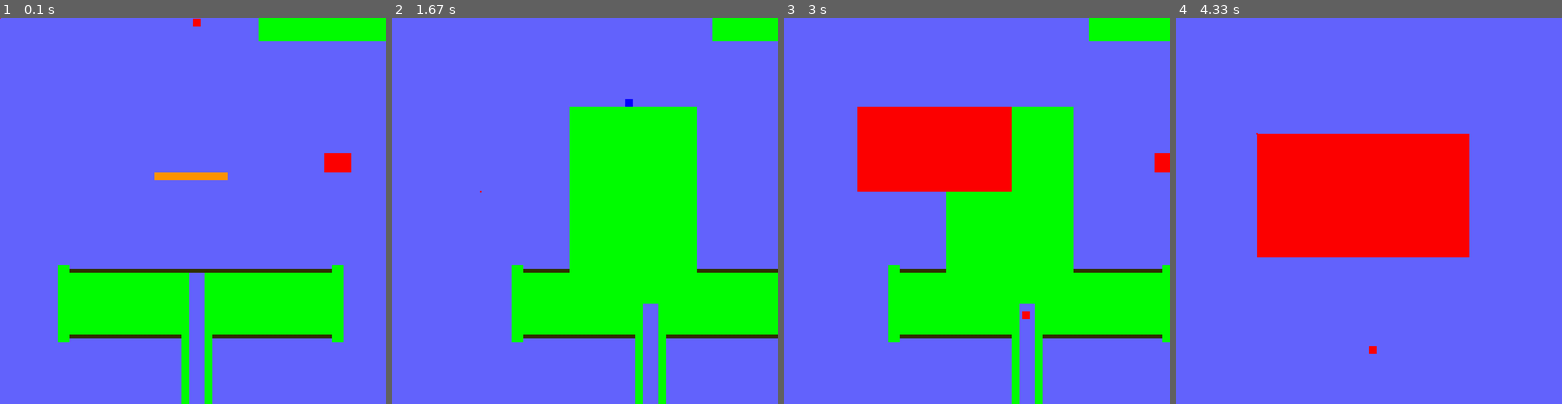
Above: before the commit, frames 1-4 (left to right).
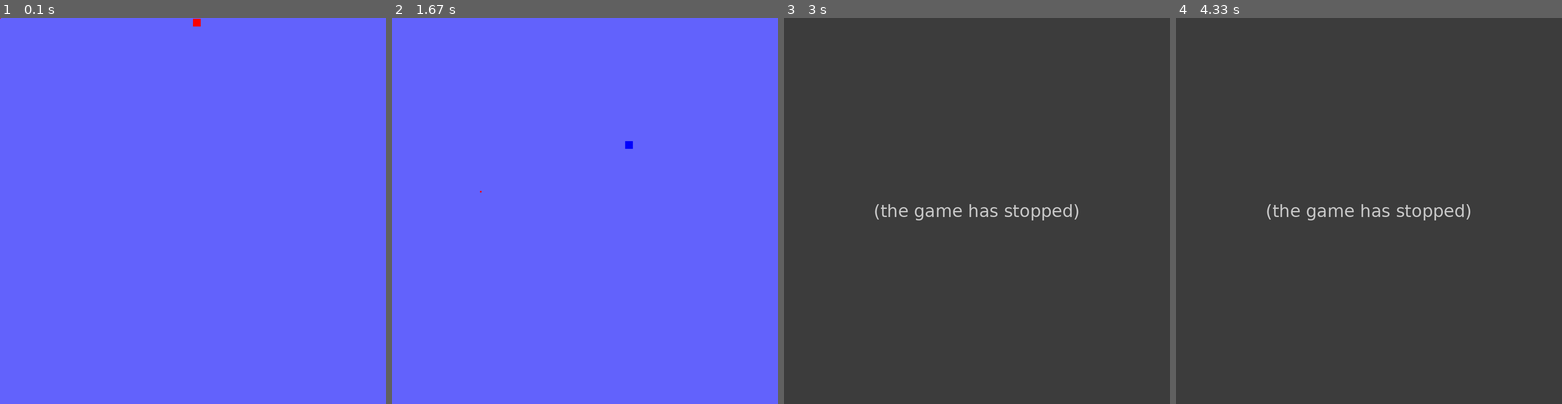
Above: after the commit, the same moments.

Repository: Jarten0/PygamePlus
Game: pygame game, started from main.py
Same seed, same stepped clock (60 frames per second), same inputs: the game is played once before the commit and once after it.
Inputs (mouse positions are in pixels of both pictures, inside the frame that each line leads up to):
- Up to frame 1 (0.1 s): no input
- Up to frame 2 (1.67 s): press the mouse at (635, 106) at 0.37 s; move the mouse to (538, 141) at 0.47 s; release the mouse at (442, 172) at 0.6 s; hold Left 0.67-1.2 s; hold A 0.67-1.2 s; click (519, 299) at 0.75 s; hold Down 1.23-1.53 s; hold S 1.23-1.53 s; click (480, 191) at 1.32 s; tap 2 at 1.38 s; tap O at 1.57 s
- Up to frame 3 (3 s): press the mouse at (1027, 106) at 1.93 s; move the mouse to (1073, 222) at 2.03 s; release the mouse at (1119, 342) at 2.17 s; hold Left 2.23-2.63 s; hold A 2.23-2.63 s; click (861, 187) at 2.32 s; tap 2 at 2.38 s; tap Space at 2.67 s
- Up to frame 4 (4.33 s): hold Up 3-3.37 s; hold W 3-3.37 s; click (1396, 203) at 3.08 s; tap C at 3.15 s; hold Right 3.4-4.03 s; hold D 3.4-4.03 s; click (1507, 257) at 3.48 s; tap 2 at 3.55 s; hold Down from 4.07 s (still down); hold S from 4.07 s (still down); click (1257, 133) at 4.15 s; tap 1 at 4.22 s

The runs differ from the first frame. In frame 1, 16% of the frame differs, in the area x 15-100%, y 0-100%; in frame 2, 28%; in frame 3, 100%, in the area x 0-100%, y 0-100%; in frame 4, 100%.
Error after the commit: KeyError: 'xl' (main.py line 224); the game stopped at 2.32 s (later frames are placeholders)

Commit message:
Working on deleting and placing propereties to make editing easier
Dev branch will only be for in development works. Will most likely be broken all the time

Diff:
--- a/cameramanager.py
+++ b/cameramanager.py
@@ -1,2 +1,6 @@
 xpos = 0
 ypos = 0
+xdefault = 0
+ydefault = 0
+xoffset = 0
+yoffset = 0
--- a/character.py
+++ b/character.py
@@ -74,6 +74,7 @@
             if self.dashlist[0]:
                 print("Dash Cancel")
                 self.yv *= 1.2
+                self.xv *= 1.5
 
 
     def dash(self):
--- a/main.py
+++ b/main.py
@@ -152,7 +152,7 @@
 
 #Input From Player =========================================================================================================
         input = ["up", "left", "right", "down", "jump", "dash", "dash", "LEFT", "RIGHT", "UP", "DOWN"]
-        letter = ["w", "a", "d", "s", "SPACE", "SHIFT", "o",            "LEFT", "RIGHT", "UP", "DOWN"]
+        letter = ["w", "a", "d", "s", "k", "k", "o",            "LEFT", "RIGHT", "UP", "DOWN"]
         for i in range(len(input)):
             if InputManager.kh(letter[i], Evh):
                 Boards.apP(True, input[i])
@@ -195,11 +195,19 @@
         if mouselist[0]:
             if not mousedown:
                 print("Click!")
-                if placestage == 0:
+                if select == 0:
+                    for i in level.plat:
+                        if platform.collision.check(mouseposx, mouseposy, 1, 1, level.plat[i].x, level.plat[i].y, level.plat[i].xl, level.plat[i].yl):
+                            del level.plat[i]
+                            break
+
+                elif placestage == 0:
                     placestage = 1
                     tempx = mouseposx
                     tempy = mouseposy
                     print(f"({tempx}, {tempy})")
+
+
                 elif placestage == 1:
                     tempx2 = mouseposx
                     tempy2 = mouseposy
@@ -211,8 +219,17 @@
                         ystate = tempy2
                     else:
                         ystate = tempy
+
+                    if platform.placeprop[select]["#HasPlaceReq"]:
+                        if not platform.placeprop["xl"] == False:
+                            tempx2 = platform.placeprop["xl"]
+                            tempx = 0
+                        if not platform.placeprop["yl"] == False:
+                            tempy2 = platform.placeprop["yl"]
+                            tempy = 0
+
                     if not abs(tempx2 - tempx) == 0 and not abs(tempy2 - tempy) == 0:
-                        level.plat[len(level.plat)] = platform.create(xstate, ystate, abs(tempx2 - tempx), abs(tempy2 - tempy), select)
+                        level.plat[platform.NextID(level.plat)] = platform.create(xstate, ystate, abs(tempx2 - tempx), abs(tempy2 - tempy), select)
                     placestage = 0
                 mousedown = True
         else:
@@ -324,66 +341,32 @@
         for platformToBeChecked in range(len(level.plat)):
             pTBC = level.plat[platformToBeChecked]
             wallcheck = platform.collision.check(char.x, char.y, char.xl, char.yl, pTBC.x, pTBC.y, pTBC.xl, pTBC.yl)
-            if pTBC.type == 0:
+            if pTBC.type == 1:
                 platform.types.wall(char, wallcheck, pTBC),
-            if pTBC.type == 1:
+            if pTBC.type == 2:
                 platform.types.passthrough(char, wallcheck, pTBC),
-            if pTBC.type == 2:
+            if pTBC.type == 3:
                 platform.types.lava(char, wallcheck, pTBC),
-            if pTBC.type == 3:
+            if pTBC.type == 4:
                 platform.types.bounce(char, wallcheck, pTBC)
-
-
-            """
-            #Top
-            if pTBC.yl <= 10 and Boards.getP("down"):
-                continue
-
-            if wallcheck[1]:
-                if not pTBC.yl <= 10 or char.yv >= 0:
-                    char.gr = True
-                    char.y = pTBC.y - char.yl
-                    char.yv = 0
-                    #Timer.set("dashcool", True)
-                    Timer.set("CoyoteTime", 0, True)
-            #If small make it passthrough, perhaps remove later
-            if pTBC.yl <= 10:
-                continue
-            #Left
-            if wallcheck[2]:
-                char.x = pTBC.x - char.yl
-                if Timer.get("grace", True) > 5:
-                    char.xv = 0
-            else:
-                Timer.set("grace", 0, True)
-            #Bottom
-            if wallcheck[3]:
-                char.yv = 0
-                char.y = pTBC.y + pTBC.yl
-            #Right
-            if wallcheck[4]:
-                char.x = pTBC.x + pTBC.xl
-                if Timer.get("grace", True) > 5:
-                    char.xv = 0
-            else:
-                Timer.set("grace", 0, True)
-            """
 
     #Render Scene ===============================================================================================================
         if renderFrame:
             if Boards.getP("LEFT"):
-                cam.xpos -= 10
+                cam.xoffset -= 10
             elif Boards.getP("RIGHT"):
-                cam.xpos += 10
+                cam.xoffset += 10
 
 
             if char.x > p.screen_width / 2 and char.x < level.length - p.screen_width / 2 :
-                cam.xpos = char.x - p.screen_width / 2
+                cam.xdefault = char.x - p.screen_width / 2
             else:
                 if char.x < p.screen_width:
                     cam.x = 0
                 else:
                     cam.x = level.length
+
+            cam.xpos = cam.xdefault + cam.xoffset
             #print(level.length, cam.xpos, char.x)
             #print(char.x > p.screen_width / 2 , char.x < level.length - p.screen_width / 2)
 
@@ -419,6 +402,15 @@
                     temptype = 1
                 else:
                     temptype = 0
+
+                if platform.placeprop[select]["#HasPlaceReq"]:
+                        if not platform.placeprop[select]["xl"] == False:
+                            LTempx = platform.placeprop[select]["xl"]
+                            STempx = 0
+                        if not platform.placeprop[select]["yl"] == False:
+                            LTempy = platform.placeprop[select]["yl"]
+                            STempy = 0
+
                 pyg.draw.rect(screen, platform.platcolors[select], (STempx - cam.xpos, STempy - cam.ypos, LTempx - STempx, LTempy - STempy))
             #Indicator Dot for Grid Placment
             pyg.draw.rect(screen, p.red, (mouseposx - 2 - cam.xpos, mouseposy - 2 - cam.ypos, 4, 4))
--- a/platforms.py
+++ b/platforms.py
@@ -1,12 +1,37 @@
 from timer import Timer
 import boards as Boards
 platcolors = {
-    0: (0, 255, 0),
-    1: (50, 50, 0),
-    2: (255, 0, 0),
-    3: (255, 150, 0),
+    0: (0,   0,   0),
+    1: (0,   255, 0),
+    2: (50,  50,  0),
+    3: (255, 0,   0),
+    4: (255, 150, 0),
 
 }
+
+placeprop = {
+    0: {
+        "#HasPlaceReq": False},
+    1: {
+        "#HasPlaceReq": False},
+    2: {
+        "#HasPlaceReq": True,
+        "xl": False,
+        "yl": 5},
+    3: {
+        "#HasPlaceReq": True,
+        "xl": False,
+        "yl": 10},
+}
+
+def NextID(platformList):
+    keylist = platformList.keys()
+    print(keylist, platformList)
+    for i in platformList:
+        if not keylist[platformList.index(i)] == i:
+            name = platformList[i]
+            return name
+    return len(platformList)
 
 class create():
     def __init__(self, x, y, xl, yl, type = 0):
@@ -16,6 +41,8 @@
         self.yl = yl
         self.type = type
         self.color = platcolors[self.type]
+
+
 
 class collision():
     #C = Character, P = Platform, L = Length
Binary file changed: PgPlatforms.dat
Renamed: INFO/README.md -> README.md
Not shown, removed: platformdata.dat
Not shown, added: LICENSE
Not shown, added: ZIParchive/platformer v0.1.zip
